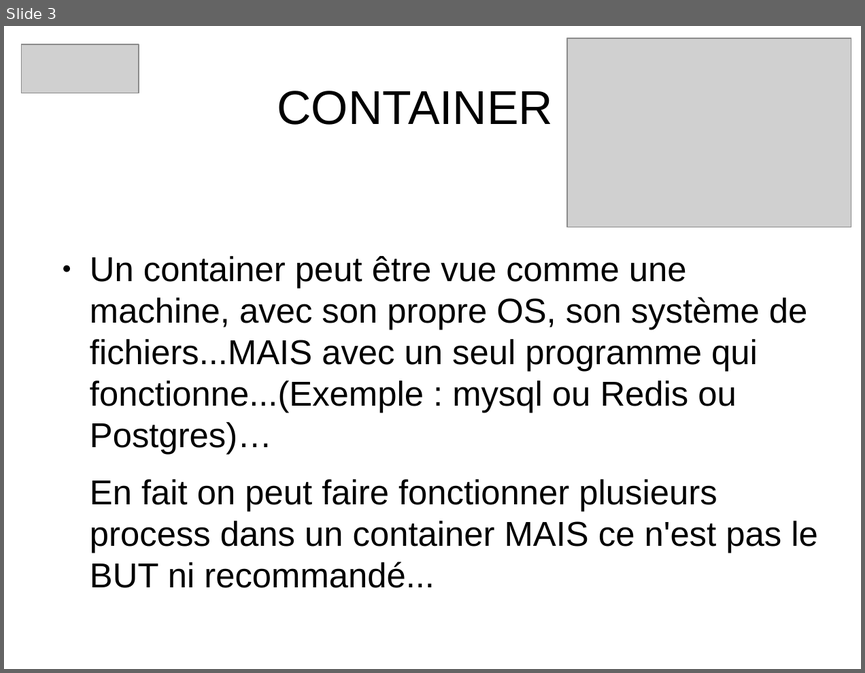
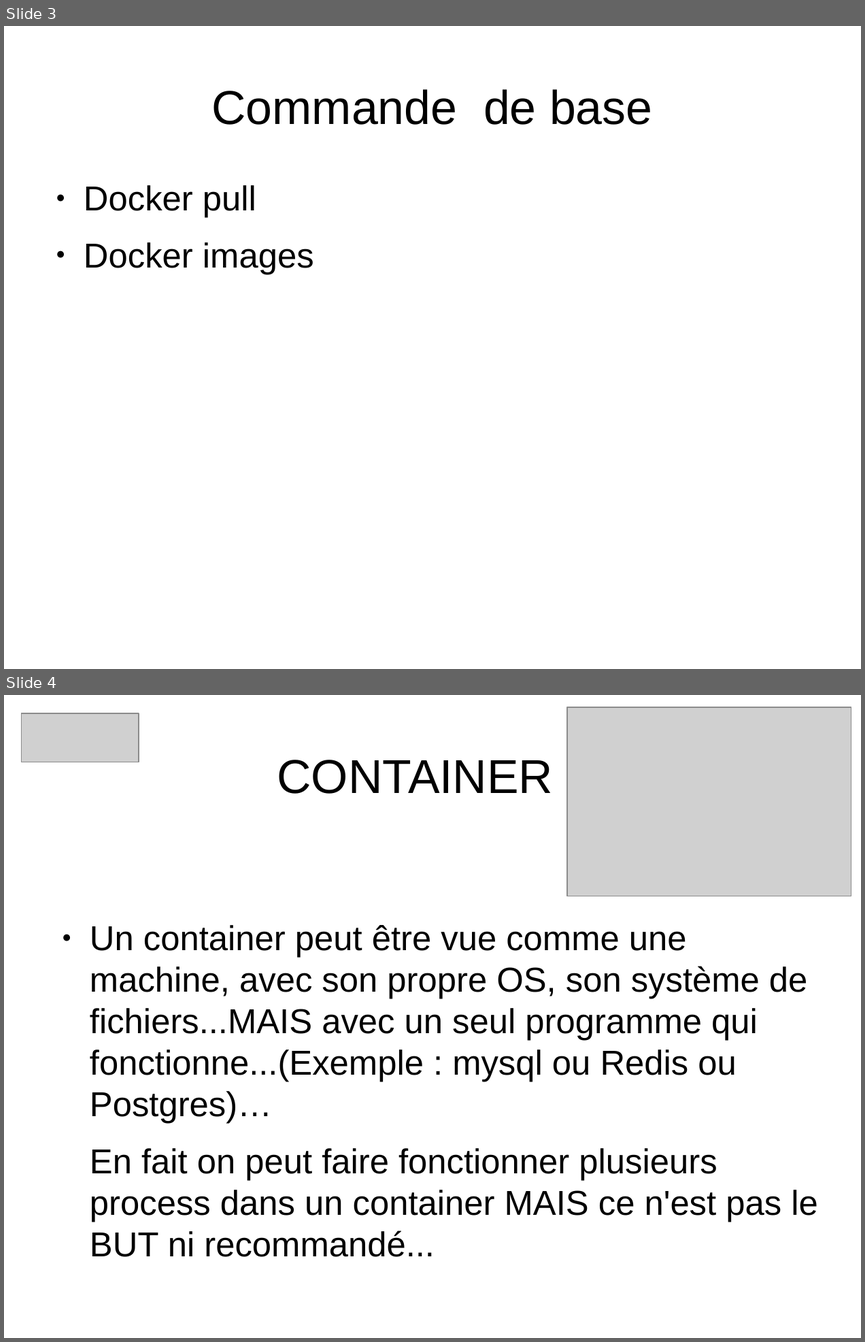
Before and after one commit to heylve/current, a slide deck: Rencontre_devs/docker_dev_conf_20_11_2017.odp. Shown one above the other, each under a label of ours: slide 3 before the commit, slides 3 and 4 after it. The pictures are 865x673 and 865x1342 pixels, drawn with LibreOffice and Linux fonts; fonts in the diff are those of the drawing; grey boxes stand for pictures. Boxes give left, top, right and bottom in pixels: in the first picture for what was removed or moved away, otherwise in the second. Text is boxed around its words. In the diff, an @@ line names an element or a change of style, - is before the commit and + after.

Commit message:
add docker cds

```diff
--- a/Rencontre_devs/docker_dev_conf_20_11_2017.odp
+++ b/Rencontre_devs/docker_dev_conf_20_11_2017.odp
@@ slide 3 added at (x1=4, y1=26, x2=861, y2=669), background #FFFFFF @@
@@ title added at (x1=211, y1=89, x2=652, y2=125), 44 pt, text #000000 @@
+Commande de base
@@ text added at (x1=84, y1=185, x2=314, y2=274), 32 pt, text #000000 @@
+● Docker pull
+● Docker images
@@ what was slide 3 is now slide 4 @@
```
